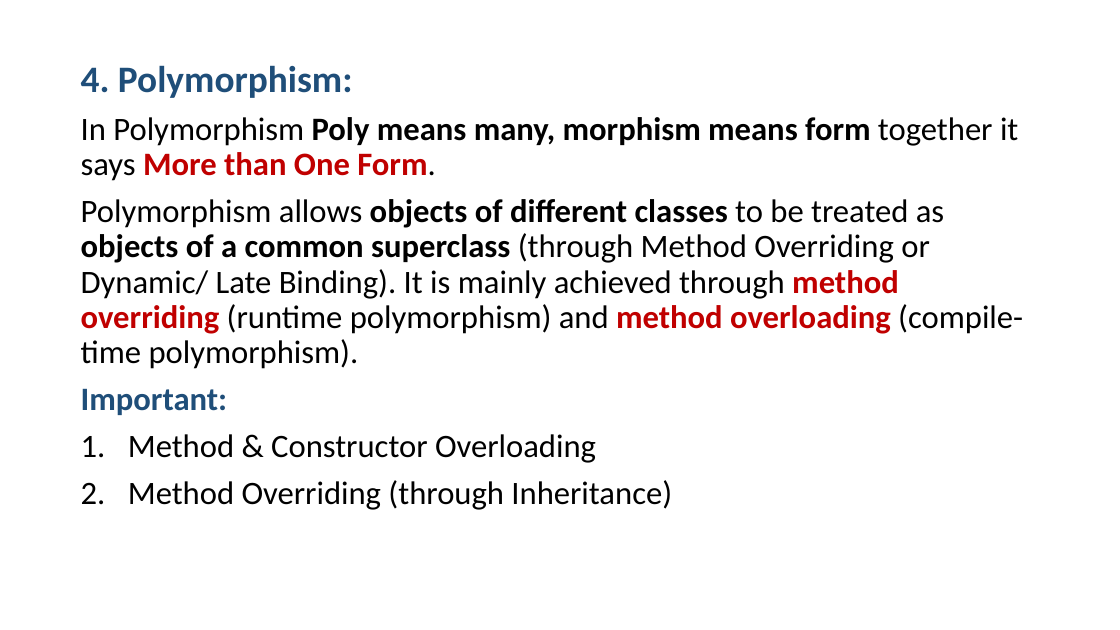
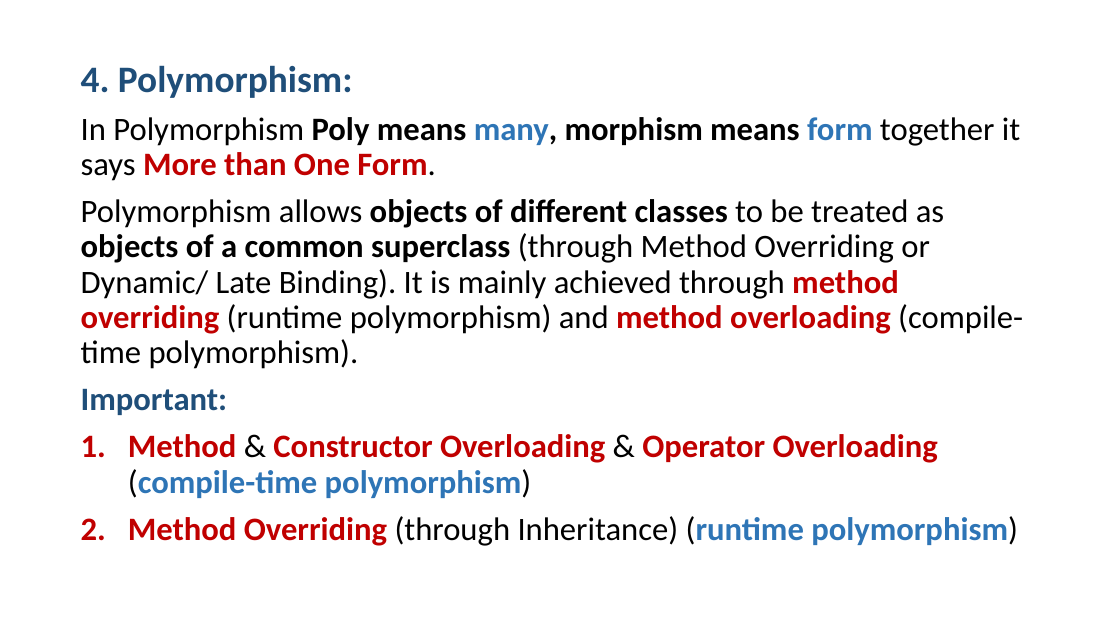
Before and after one commit to PRAMOD-VISHNU-NAIK/MCA-2nd-Sem-Shridevi-College, a slide deck: slide 56 of Theory Class-Notes/Java MCA-2.pptx. Drawn at 1120x630 pixels with LibreOffice and Linux fonts; fonts in the diff are those of the drawing. Boxes give left, top, right and bottom in pixels: in the first picture for what was removed or moved away, otherwise in the second. Text is boxed around its words. In the diff, an @@ line names an element or a change of style, - is before the commit and + after.

```diff
--- a/Theory Class-Notes/Java MCA-2.pptx
+++ b/Theory Class-Notes/Java MCA-2.pptx
@@ text at (81, 117, 1020, 181): text colour #000000 to #2E75B6 in "many, form" @@
@@ text at (128, 434, 1018, 546): text changed; text colour #000000 to #C00000; bold on @@
-1. Method & Constructor Overloading
-2. Method Overriding (through Inheritance)
+1. Method & Constructor Overloading & Operator Overloading (compile-time polymorphism)
+2. Method Overriding (through Inheritance) (runtime polymorphism)
```
Also in this commit, not shown: 5 other slides changed, 23 slides added, 4 other files.
